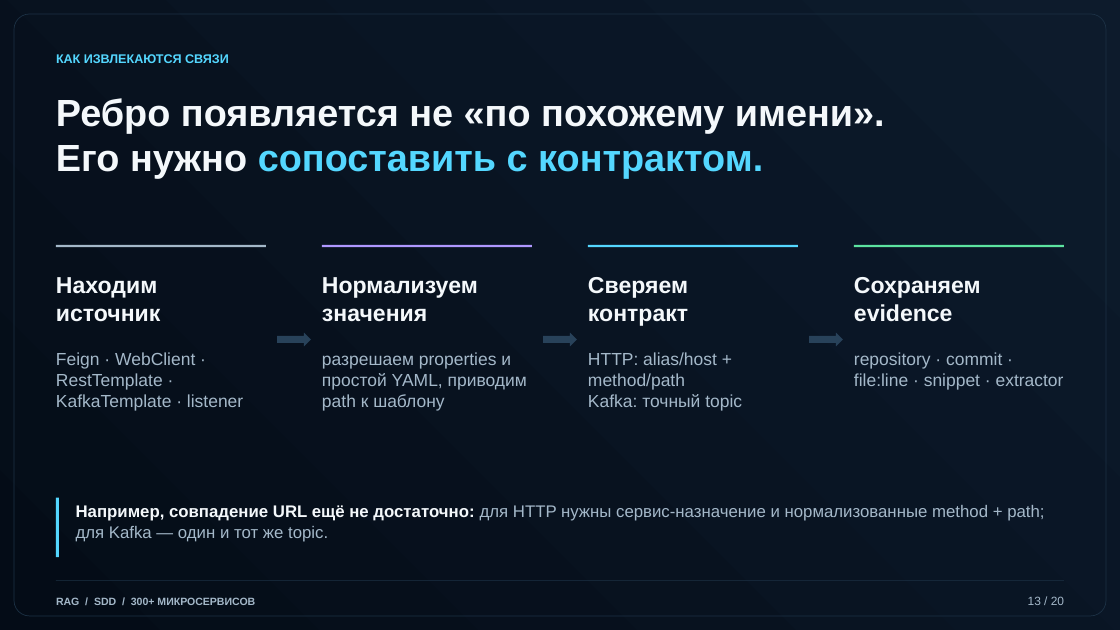
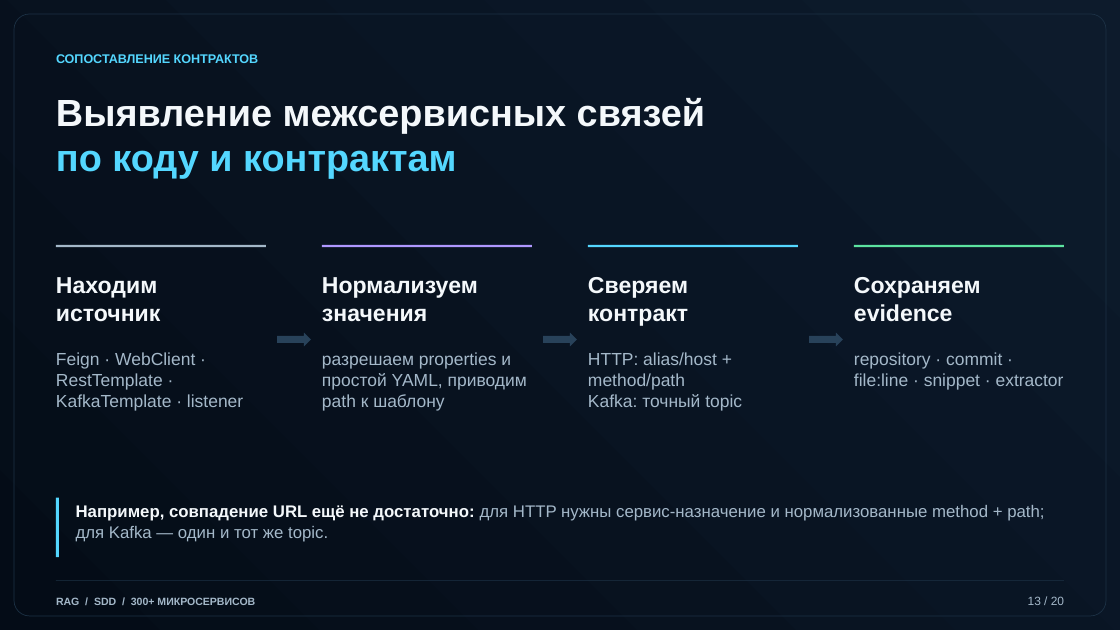
Before and after one commit to arptra/kb-rag-mcp, a slide deck: slide 13 of docs/corporate-rag-presentation.pptx. Drawn at 1120x630 pixels with LibreOffice and Linux fonts; fonts in the diff are those of the drawing. Boxes give left, top, right and bottom in pixels: in the first picture for what was removed or moved away, otherwise in the second. Text is boxed around its words. In the diff, an @@ line names an element or a change of style, - is before the commit and + after.

```diff
--- a/docs/corporate-rag-presentation.pptx
+++ b/docs/corporate-rag-presentation.pptx
@@ text at <box>56,54,259,63</box>: text changed @@
-КАК ИЗВЛЕКАЮТСЯ СВЯЗИ
+СОПОСТАВЛЕНИЕ КОНТРАКТОВ
@@ text at <box>56,98,705,178</box>: text changed @@
-Ребро появляется не «по похожему имени».
-Его нужно сопоставить с контрактом.
+Выявление межсервисных связей
+по коду и контрактам
```
Also in this commit, not shown: 19 other slides changed.
